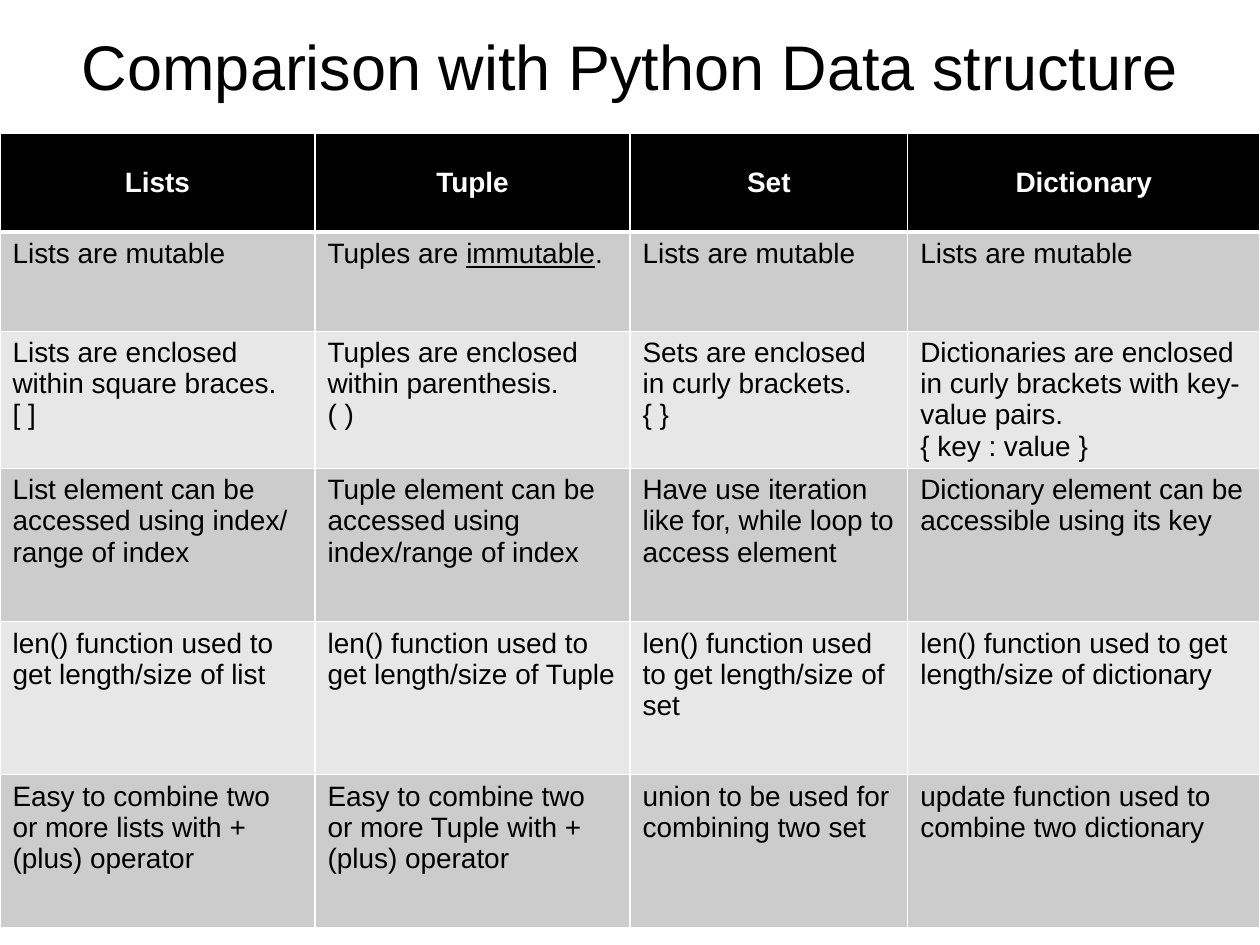
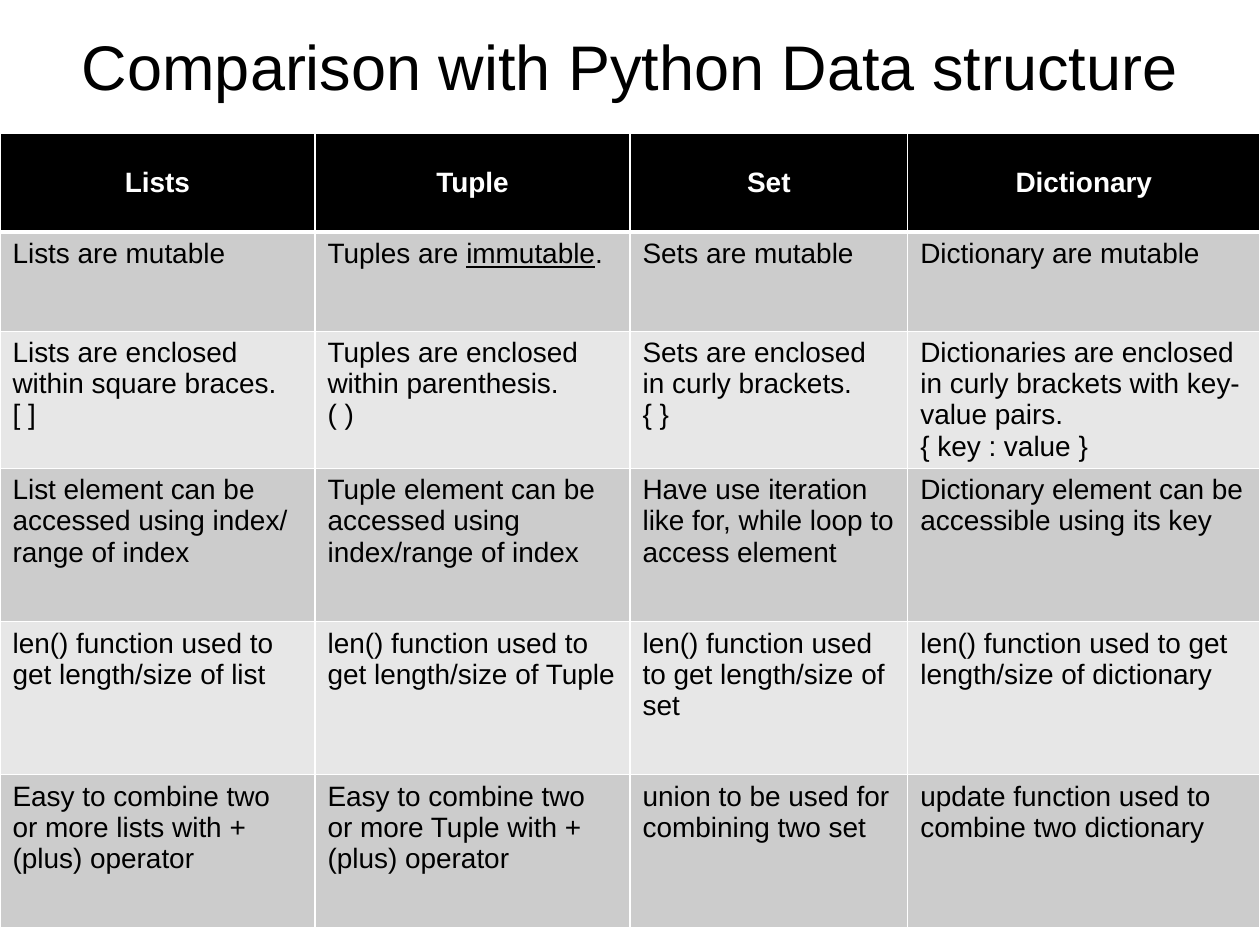
Before and after one commit to sitmbadept/sitmbadept.github.io, a slide deck: slide 62 of BDTM/Python/Unit-4-Python-Programming.pptx. Drawn at 1260x945 pixels with LibreOffice and Linux fonts; fonts in the diff are those of the drawing. Boxes give left, top, right and bottom in pixels: in the first picture for what was removed or moved away, otherwise in the second. Text is boxed around its words. In the diff, an @@ line names an element or a change of style, - is before the commit and + after.

```diff
--- a/BDTM/Python/Unit-4-Python-Programming.pptx
+++ b/BDTM/Python/Unit-4-Python-Programming.pptx
@@ table at (0, 134, 1260, 939) @@
-row 2, column 3: Lists are mutable
+row 2, column 3: Sets are mutable
-row 2, column 4: Lists are mutable
+row 2, column 4: Dictionary are mutable
```
Also in this commit, not shown: 62 other slides changed, 1 other file.
